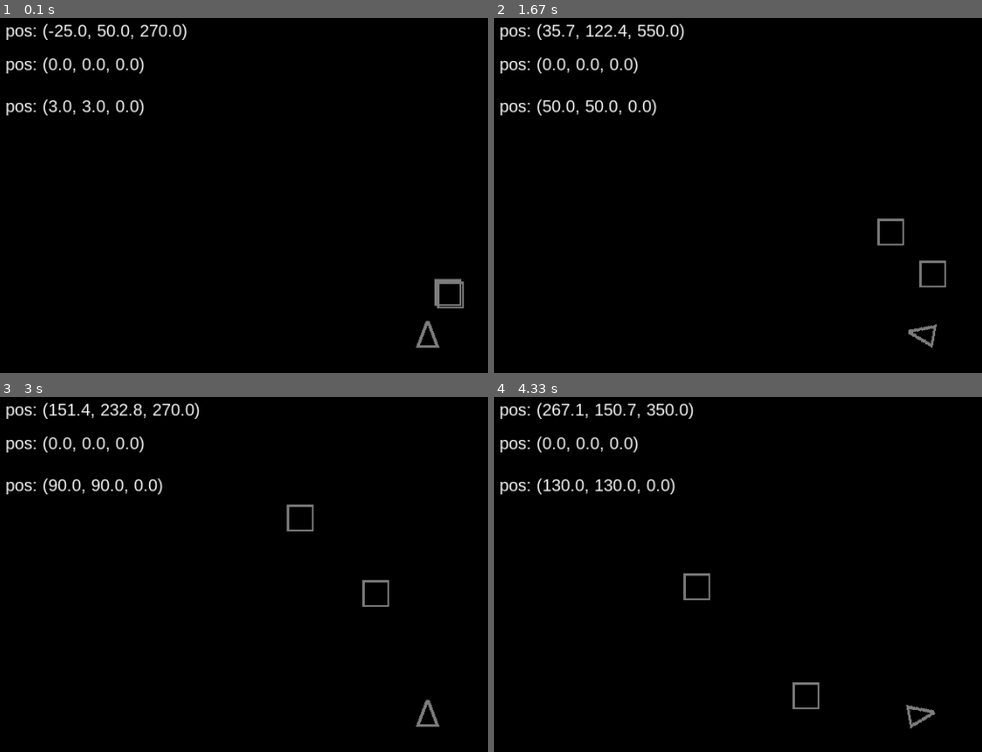
Above: before the commit, frames 1-4 (two rows, left to right).
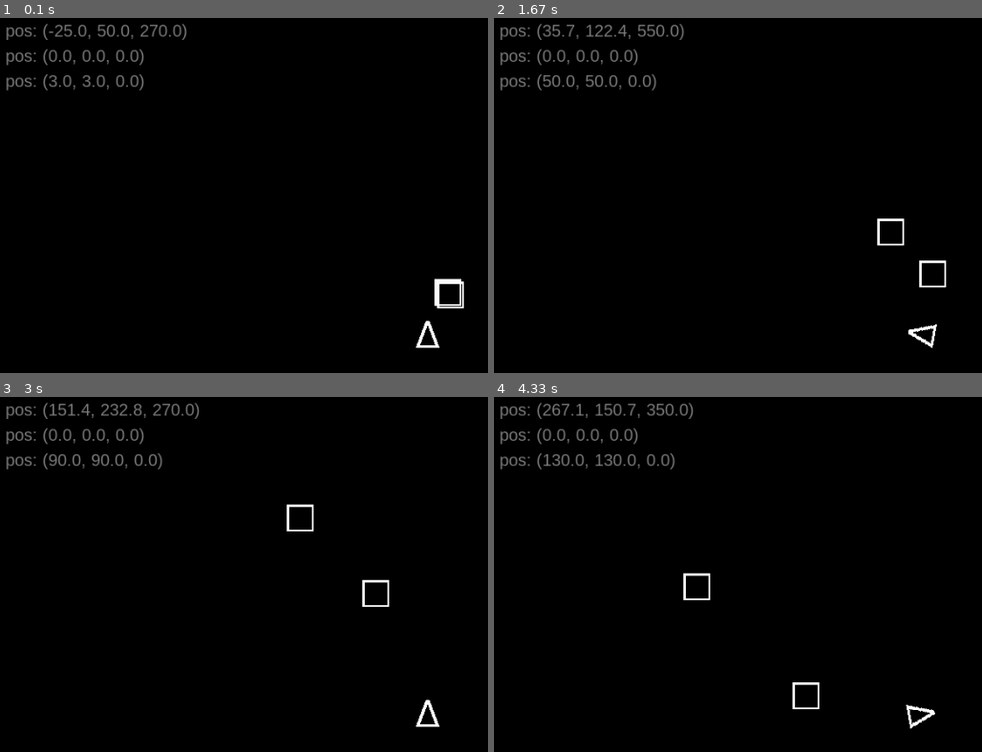
Above: after the commit, the same moments.

Repository: straylight77/arcade
Game: pygame game, started from pygame/miner2525.py
Same seed, same stepped clock (60 frames per second), same inputs: the game is played once before the commit and once after it.
Inputs:
- Up to frame 1 (0.1 s): no input
- Up to frame 2 (1.67 s): hold Right 0.33-0.8 s; hold Up 0.83-1.13 s; hold Right 1.17-1.63 s
- Up to frame 3 (3 s): hold Left 1.67-2.2 s; hold Left 2.23-2.63 s; hold Up from 2.67 s (still down)
- Up to frame 4 (4.33 s): release Up at 3.03 s; hold Right 3.07-3.7 s; hold Left 3.73-4.2 s; hold Right from 4.23 s (still down)

The runs differ from the first frame. In frame 1, 2.4% of the frame differs, in the area x 1-96%, y 1-94%; in frame 2, 2.7%; in frame 3, 2.7%; in frame 4, 2.8%, in the area x 1-91%, y 1-94%.

Commit message:
Changed using lists to tuples for pos and vel. Fixed the issue of separate asteroids sharing the same position values.

Diff:
--- a/pygame/miner2525.py
+++ b/pygame/miner2525.py
@@ -29,7 +29,7 @@
     angle ->
     drag ->
     """
-    def __init__(self, pos=[0,0], vel=[0,0]):
+    def __init__(self, pos=(0,0), vel=(0,0)):
         # Call the parent class (Sprite) constructor
         pygame.sprite.Sprite.__init__(self)
         self.pos = pos
@@ -37,16 +37,20 @@
         self.angle = 0
         self.drag = 0.9
 
+    def __str__(self):
+        return f"pos: ({self.pos[0]:.1f}, {self.pos[1]:.1f}, {self.angle:.1f})"
+
     def update(self, *args):
-        self.pos[0] += self.vel[0]
-        self.pos[1] += self.vel[1]
+        x = self.pos[0] + self.vel[0]
+        y = self.pos[1] + self.vel[1]
+        self.pos = (x,y)
 
 
 
 #---- class: Player --------------------------------------------------------
 class Player(GameObject):
 
-    def __init__(self, pos=[0,0]):
+    def __init__(self, pos=(0,0)):
         super().__init__(self)
         self.load_sprite()
         self.pos = pos
@@ -63,15 +67,16 @@
         img.set_colorkey(VIOLET)
         pts = ( (32, 16), (0, 28), (0, 4) )
         #pts = ( (32, 16), (4, 28), (4, 4) )
-        pygame.draw.polygon(img, GRAY, pts, 4)
+        pygame.draw.polygon(img, WHITE, pts, 4)
         self.image_orig = img
 
 
     def update(self, cmd):
         self.angle += 10 * (cmd['right'] + cmd['left'])
         if cmd['thrust']:
-            self.vel[0] += math.cos(math.radians(self.angle))*0.5
-            self.vel[1] += math.sin(math.radians(self.angle))*0.5
+            dx = self.vel[0] + math.cos(math.radians(self.angle))*0.5
+            dy = self.vel[1] + math.sin(math.radians(self.angle))*0.5
+            self.vel = (dx, dy)
 
         super().update(self)
 
@@ -80,9 +85,11 @@
         self.rect = self.image.get_rect()
         self.rect.center = [ MAX_X/2, MAX_Y/2 ]
 
+
+#---- class: Asteroid --------------------------------------------------------
 class Asteroid(GameObject):
 
-    def __init__(self, pos=[0,0], vel=[0,0]):
+    def __init__(self, pos=(0,0), vel=(0,0)):
         super().__init__(pos, vel)
         self.load_sprite()
 
@@ -91,7 +98,7 @@
         img.fill(VIOLET)
         img.set_colorkey(VIOLET)
         pts = ( (31, 31), (0, 31), (0, 0), (31, 0) )
-        pygame.draw.polygon(img, GRAY, pts, 4)
+        pygame.draw.polygon(img, WHITE, pts, 4)
         self.image_orig = img
 
     def update(self, coords):
@@ -102,7 +109,7 @@
         self.rect = self.image.get_rect()
         x = MAX_X/2 + self.pos[0] - coords[0]
         y = MAX_Y/2 + self.pos[1] - coords[1]
-        self.rect.center = [x, y]
+        self.rect.center = (x, y)
 
 
 ##########################################################################
@@ -159,14 +166,14 @@
     FONT1 = pygame.font.SysFont('arial', 20)
     FONT2 = pygame.font.SysFont('courier', 15)
 
-    player = Player(pos=[-25,50])
+    player = Player(pos=(-25, 50))
     allsprites = pygame.sprite.Group(player)
 
-    #TODO should have to have both, use tuples?
-    a1 = Asteroid( pos=[0,0], vel=[0,0] )
-    a2 = Asteroid( pos=[0,0], vel=[1,1] )
-    asteroids = pygame.sprite.Group(a1)
-    asteroids.add(a2)
+    asteroids = pygame.sprite.Group()
+    asteroids.add( Asteroid() )
+    asteroids.add( Asteroid(vel=(1,1)) )
+
+    allsprites.add(asteroids)
 
     #main game loop
     while True:
@@ -176,28 +183,19 @@
         if commands['quit']:
             terminate()
 
-        allsprites.update(commands)
+        player.update(commands)
         asteroids.update(player.pos)
 
         # draw main screen
         DISPLAY.fill(BGCOLOR)
         allsprites.draw(DISPLAY)
-        asteroids.draw(DISPLAY)
-
-
-        msg = f"pos: ({player.pos[0]:.1f}, {player.pos[1]:.1f}, {player.angle:.1f})"
-        msg_disp = FONT1.render(msg, True, WHITE, BLACK)
-        DISPLAY.blit(msg_disp, (10, 10))
-
-        msg = f"pos: ({a1.pos[0]:.1f}, {a1.pos[1]:.1f}, {a1.angle:.1f})"
-        msg_disp = FONT1.render(msg, True, WHITE, BLACK)
-        DISPLAY.blit(msg_disp, (10, 50))
-
-        msg = f"pos: ({a2.pos[0]:.1f}, {a2.pos[1]:.1f}, {a2.angle:.1f})"
-        msg_disp = FONT1.render(msg, True, WHITE, BLACK)
-        DISPLAY.blit(msg_disp, (10, 100))
-
-
+
+        i = 0
+        for s in allsprites.sprites():
+            msg = f"pos: ({s.pos[0]:.1f}, {s.pos[1]:.1f}, {s.angle:.1f})"
+            msg_disp = FONT1.render(msg, True, GRAY, BLACK)
+            DISPLAY.blit(msg_disp, (10, 10+i*30))
+            i += 1
 
         # advance game frame
         pygame.display.update()
